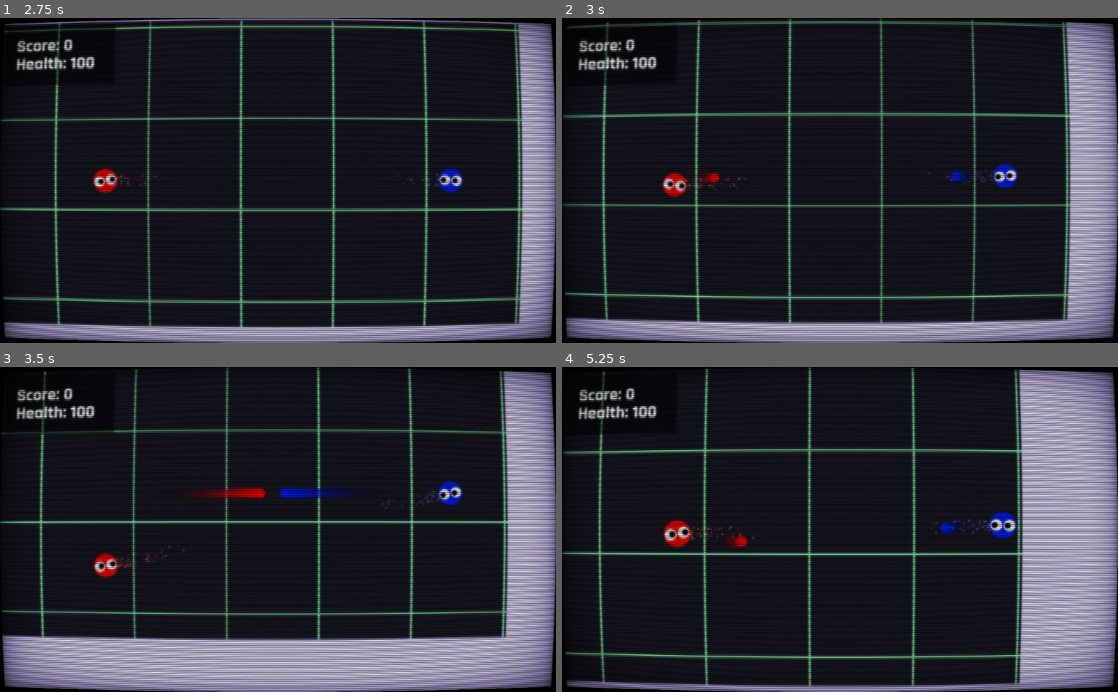
Above: before the commit, frames 1-4 (two rows, left to right).
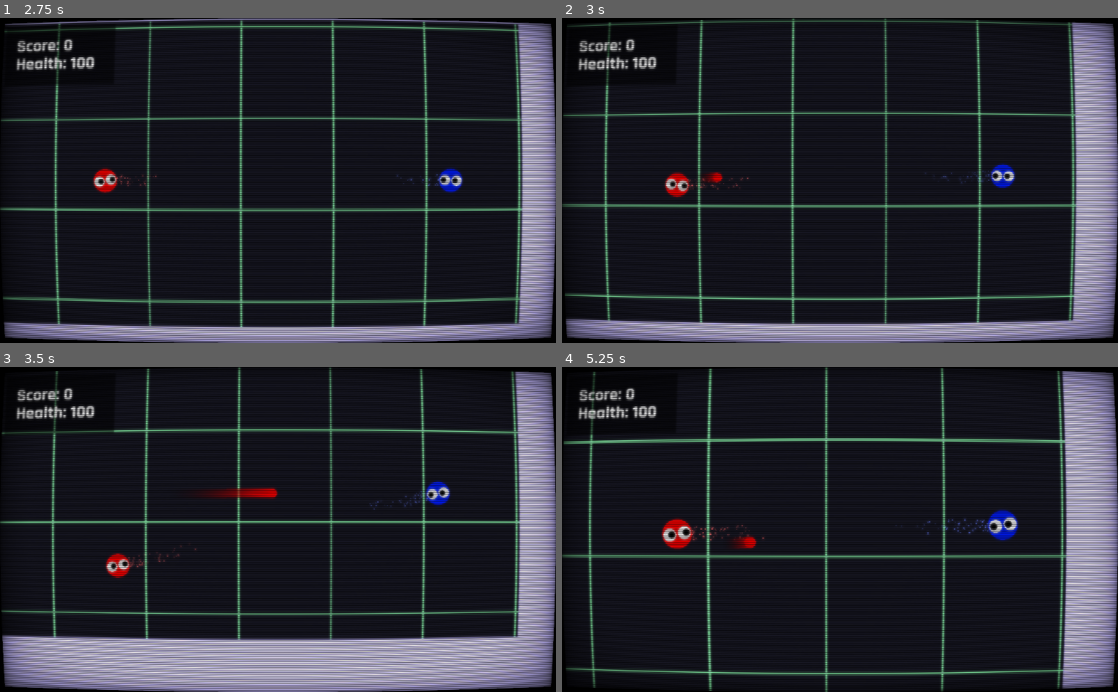
Above: after the commit, the same moments.

Repository: thomas-armena/crossfire
Game: Godot game, scene res://Scenes/MainMenu/MainMenu.tscn
Two runs of this game, one before a commit and one after it. Both use one fixed random seed, a clock stepped at 60 frames per second and the inputs below.
Inputs (mouse positions are in pixels of both pictures, inside the frame that each line leads up to):
- Up to frame 1 (2.75 s): click "Press ENTER to play" at 0.5 s; click "Press ENTER to play" at 1.25 s; tap Enter at 2 s; move the mouse to (400, 164) at 2.02 s; hold D (p1_move_right) from 2.03 s (still down); hold Enter from 2.03 s (still down); click (400, 164) at 2.17 s
- Up to frame 2 (3 s): move the mouse to (728, 196) at 2.77 s; release D (p1_move_right) at 2.78 s; release Enter at 2.78 s; hold S (p1_move_down) from 2.78 s (still down); tap Space (p1_shoot) at 2.85 s; click (728, 196) at 2.92 s
- Up to frame 3 (3.5 s): keep holding S (p1_move_down); tap Enter at 3.05 s
- Up to frame 4 (5.25 s): move the mouse to (895, 458) at 3.52 s; release S (p1_move_down) at 3.53 s; hold D (p1_move_right) 3.53-4.28 s; hold Enter 3.53-4.28 s; click (895, 458) at 3.67 s; move the mouse to (812, 594) at 4.27 s; hold W (p1_move_up) 4.28-5.03 s; tap Enter at 4.35 s; click (812, 594) at 4.42 s; move the mouse to (1006, 578) at 5.02 s; hold A (p1_move_left) from 5.03 s (still down); hold Enter from 5.03 s (still down); tap Space (p1_shoot) at 5.1 s; click (1006, 578) at 5.17 s

Frame 1 is identical in both runs. In frame 2, 10% of the frame differs, in the area x 0-93%, y 0-95%; in frame 3, 8.8%; in frame 4, 20%, in the area x 0-91%, y 0-100%.

Commit message:
Added bg music

Diff:
--- a/Scenes/Bullet/Bullet.tscn
+++ b/Scenes/Bullet/Bullet.tscn
@@ -22,4 +22,5 @@
 wait_time = 10.0
 one_shot = true
 autostart = true
+
 [connection signal="timeout" from="DeathTimer" to="." method="_on_DeathTimer_timeout"]
--- a/Scenes/Bullet/Impact/Impact.tscn
+++ b/Scenes/Bullet/Impact/Impact.tscn
@@ -11,3 +11,4 @@
 
 [node name="AudioStreamPlayer2D" type="AudioStreamPlayer2D" parent="."]
 stream = ExtResource( 3 )
+volume_db = -43.417
--- a/Scenes/Entity.gd
+++ b/Scenes/Entity.gd
@@ -1,6 +1,8 @@
 extends Node2D
 
 onready var game_state = get_node("/root/GameState")
+
+onready var BULLET_IMPACT = preload("res://Scenes/Bullet/Impact/Impact.tscn")
 
 export (bool) var auto_rotate = true
 export (bool) var wall = false
--- a/Scenes/MainMenu/MainMenu.tscn
+++ b/Scenes/MainMenu/MainMenu.tscn
@@ -114,4 +114,5 @@
 position = Vector2( 510.752, 593.946 )
 rotation = 1.5708
 scale = Vector2( 1, 60 )
+
 [connection signal="pressed" from="Button" to="." method="_on_Button_pressed"]
--- a/Scenes/Players/Player/Player.tscn
+++ b/Scenes/Players/Player/Player.tscn
@@ -51,6 +51,6 @@
 
 [node name="AudioPlayer" type="AudioStreamPlayer2D" parent="."]
 stream = ExtResource( 6 )
-volume_db = 1.0
+volume_db = -37.369
 
 [connection signal="timeout" from="HitCooldown" to="." method="_on_HitCooldown_timeout"]
--- /dev/null
+++ b/Scenes/Stage/Stage2.gd
@@ -0,0 +1,17 @@
+extends Node2D
+
+
+# Declare member variables here. Examples:
+# var a = 2
+# var b = "text"
+
+
+# Called when the node enters the scene tree for the first time.
+func _ready():
+
+	pass # Replace with function body.
+
+
+# Called every frame. 'delta' is the elapsed time since the previous frame.
+#func _process(delta):
+#	pass
--- a/Scenes/Stage/Stage2.tscn
+++ b/Scenes/Stage/Stage2.tscn
@@ -9,8 +9,11 @@
 [ext_resource path="res://Scenes/Grid/Grid.tscn" type="PackedScene" id=7]
 [ext_resource path="res://Scenes/Scanline/Scanline.tscn" type="PackedScene" id=8]
 [ext_resource path="res://Scenes/Wall/Wall.tscn" type="PackedScene" id=9]
+[ext_resource path="res://Sounds/snd_gamesong.wav" type="AudioStream" id=10]
+[ext_resource path="res://Scenes/Stage/Stage2.gd" type="Script" id=11]
 
 [node name="Node2D" type="Node2D"]
+script = ExtResource( 11 )
 
 [node name="Grid" parent="." instance=ExtResource( 7 )]
 position = Vector2( -500, -500 )
@@ -84,3 +87,8 @@
 position = Vector2( 25, 25 )
 
 [node name="Scanline" parent="Camera" instance=ExtResource( 8 )]
+
+[node name="AudioStreamPlayer" type="AudioStreamPlayer" parent="."]
+stream = ExtResource( 10 )
+volume_db = -42.408
+autoplay = true
--- a/project.godot
+++ b/project.godot
@@ -10,7 +10,6 @@
 
 _global_script_classes=[  ]
 _global_script_class_icons={
-
 }
 
 [application]
@@ -73,9 +72,7 @@
 }
 p2_shoot={
 "deadzone": 0.5,
-"events": [ Object(InputEventKey,"resource_local_to_scene":false,"resource_name":"","device":0,"alt":false,"shift":false,"control":false,"meta":false,"command":false,"pressed":false,"scancode":32,"unicode":0,"echo":false,"script":null)
-, Object(InputEventKey,"resource_local_to_scene":false,"resource_name":"","device":0,"alt":false,"shift":false,"control":false,"meta":false,"command":false,"pressed":false,"scancode":85,"unicode":0,"echo":false,"script":null)
-, Object(InputEventMouseButton,"resource_local_to_scene":false,"resource_name":"","device":0,"alt":false,"shift":false,"control":false,"meta":false,"command":false,"button_mask":0,"position":Vector2( 0, 0 ),"global_position":Vector2( 0, 0 ),"factor":1.0,"button_index":2,"pressed":false,"doubleclick":false,"script":null)
+"events": [ Object(InputEventMouseButton,"resource_local_to_scene":false,"resource_name":"","device":0,"alt":false,"shift":false,"control":false,"meta":false,"command":false,"button_mask":0,"position":Vector2( 0, 0 ),"global_position":Vector2( 0, 0 ),"factor":1.0,"button_index":2,"pressed":false,"doubleclick":false,"script":null)
  ]
 }
 
Not shown, added: Scenes/Bullet/snd_gamesong.wav.import
Not shown: 5 places in Scenes/MainMenu/MainMenu.tscn that only renumber resources
Not shown: 1 places in Scenes/Stage/Stage2.tscn that only renumber resources
Not shown, added: Sounds/snd_gamesong.wav.import
Not shown, added: Scenes/Bullet/snd_gamesong.wav
Not shown, added: Sounds/snd_gamesong.wav
